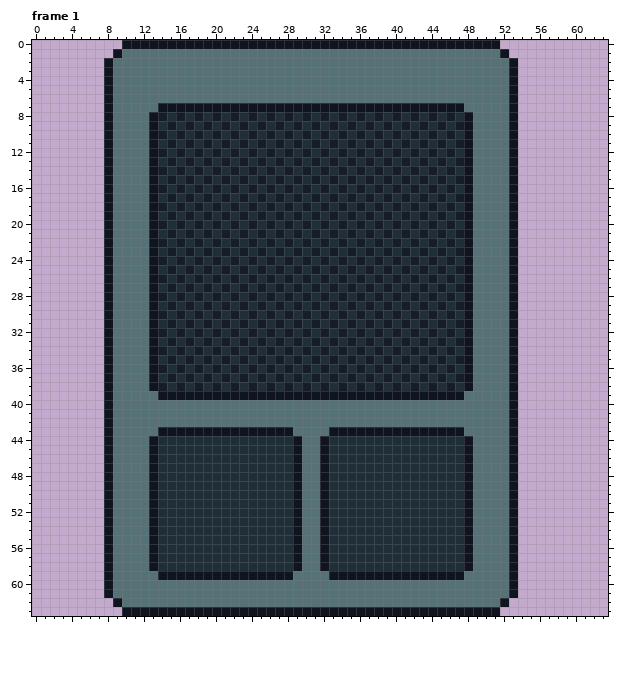
Pixel-art file: Assets/Cards/Sprites/Placeholder.aseprite. The picture above is the old version.
64x64 pixels, 1 frame. Shown: frame 1. The commit also changed other frames, which this record leaves out.
After the commit:
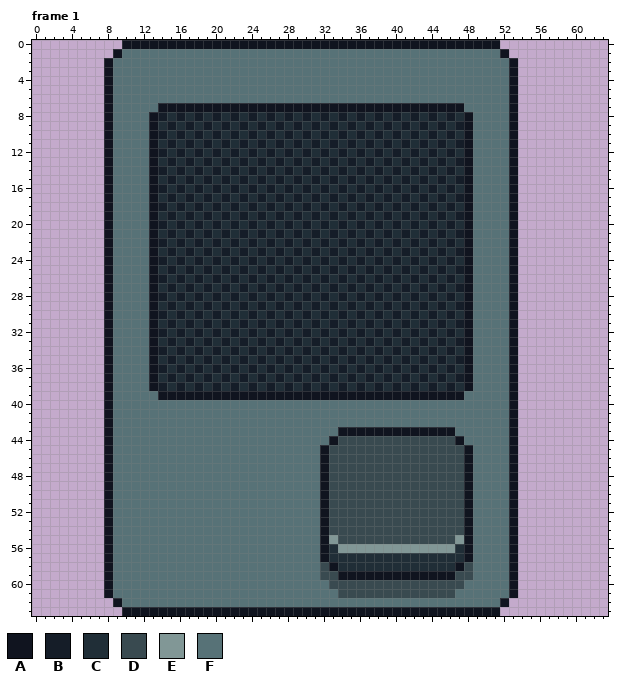
Palette (. is transparent): A #10141f  B #151d28  C #202e37  D #394a50  E #819796  F #577277
Change:
{"change": "layer \"Left Spell\" removed"}
{"where": "frame 1"}
{"frame":1,"y":43,"x":14,"old":"AAAAAAAAAAAAAAA","new":"FFFFFFFFFFFFFFF"}
{"frame":1,"y":43,"x":33,"old":"A","new":"F"}
{"frame":1,"y":43,"x":47,"old":"A","new":"F"}
{"frame":1,"y":44,"x":13,"old":"ACCCCCCCCCCCCCCCA","new":"FFFFFFFFFFFFFFFFF"}
{"frame":1,"y":44,"x":32,"old":"ACCCCCCCCCCCCCCCA","new":"FADDDDDDDDDDDDDAF"}
{"frame":1,"y":45,"x":13,"old":"ACCCCCCCCCCCCCCCA","new":"FFFFFFFFFFFFFFFFF"}
{"frame":1,"y":45,"x":33,"old":"CCCCCCCCCCCCCCC","new":"DDDDDDDDDDDDDDD"}
{"frame":1,"y":46,"x":13,"old":"ACCCCCCCCCCCCCCCA","new":"FFFFFFFFFFFFFFFFF"}
{"frame":1,"y":46,"x":33,"old":"CCCCCCCCCCCCCCC","new":"DDDDDDDDDDDDDDD"}
{"frame":1,"y":47,"x":13,"old":"ACCCCCCCCCCCCCCCA","new":"FFFFFFFFFFFFFFFFF"}
{"frame":1,"y":47,"x":33,"old":"CCCCCCCCCCCCCCC","new":"DDDDDDDDDDDDDDD"}
{"frame":1,"y":48,"x":13,"old":"ACCCCCCCCCCCCCCCA","new":"FFFFFFFFFFFFFFFFF"}
{"frame":1,"y":48,"x":33,"old":"CCCCCCCCCCCCCCC","new":"DDDDDDDDDDDDDDD"}
{"frame":1,"y":49,"x":13,"old":"ACCCCCCCCCCCCCCCA","new":"FFFFFFFFFFFFFFFFF"}
{"frame":1,"y":49,"x":33,"old":"CCCCCCCCCCCCCCC","new":"DDDDDDDDDDDDDDD"}
{"frame":1,"y":50,"x":13,"old":"ACCCCCCCCCCCCCCCA","new":"FFFFFFFFFFFFFFFFF"}
{"frame":1,"y":50,"x":33,"old":"CCCCCCCCCCCCCCC","new":"DDDDDDDDDDDDDDD"}
{"frame":1,"y":51,"x":13,"old":"ACCCCCCCCCCCCCCCA","new":"FFFFFFFFFFFFFFFFF"}
{"frame":1,"y":51,"x":33,"old":"CCCCCCCCCCCCCCC","new":"DDDDDDDDDDDDDDD"}
{"frame":1,"y":52,"x":13,"old":"ACCCCCCCCCCCCCCCA","new":"FFFFFFFFFFFFFFFFF"}
{"frame":1,"y":52,"x":33,"old":"CCCCCCCCCCCCCCC","new":"DDDDDDDDDDDDDDD"}
{"frame":1,"y":53,"x":13,"old":"ACCCCCCCCCCCCCCCA","new":"FFFFFFFFFFFFFFFFF"}
{"frame":1,"y":53,"x":33,"old":"CCCCCCCCCCCCCCC","new":"DDDDDDDDDDDDDDD"}
{"frame":1,"y":54,"x":13,"old":"ACCCCCCCCCCCCCCCA","new":"FFFFFFFFFFFFFFFFF"}
{"frame":1,"y":54,"x":33,"old":"CCCCCCCCCCCCCCC","new":"DDDDDDDDDDDDDDD"}
{"frame":1,"y":55,"x":13,"old":"ACCCCCCCCCCCCCCCA","new":"FFFFFFFFFFFFFFFFF"}
{"frame":1,"y":55,"x":33,"old":"CCCCCCCCCCCCCCC","new":"EDDDDDDDDDDDDDE"}
{"frame":1,"y":56,"x":13,"old":"ACCCCCCCCCCCCCCCA","new":"FFFFFFFFFFFFFFFFF"}
{"frame":1,"y":56,"x":34,"old":"CCCCCCCCCCCCC","new":"EEEEEEEEEEEEE"}
{"frame":1,"y":57,"x":13,"old":"ACCCCCCCCCCCCCCCA","new":"FFFFFFFFFFFFFFFFF"}
{"frame":1,"y":58,"x":13,"old":"ACCCCCCCCCCCCCCCA","new":"FFFFFFFFFFFFFFFFF"}
{"frame":1,"y":58,"x":32,"old":"AC","new":"DA"}
{"frame":1,"y":58,"x":47,"old":"CA","new":"AD"}
{"frame":1,"y":59,"x":14,"old":"AAAAAAAAAAAAAAA","new":"FFFFFFFFFFFFFFF"}
{"frame":1,"y":59,"x":32,"old":"FA","new":"DD"}
{"frame":1,"y":59,"x":47,"old":"AF","new":"DD"}
{"frame":1,"y":60,"x":33,"old":"FFFFFFFFFFFFFFF","new":"DDDDDDDDDDDDDDD"}
{"frame":1,"y":61,"x":34,"old":"FFFFFFFFFFFFF","new":"DDDDDDDDDDDDD"}
{"label":"changed","picture_box":[149,427,473,598]}
